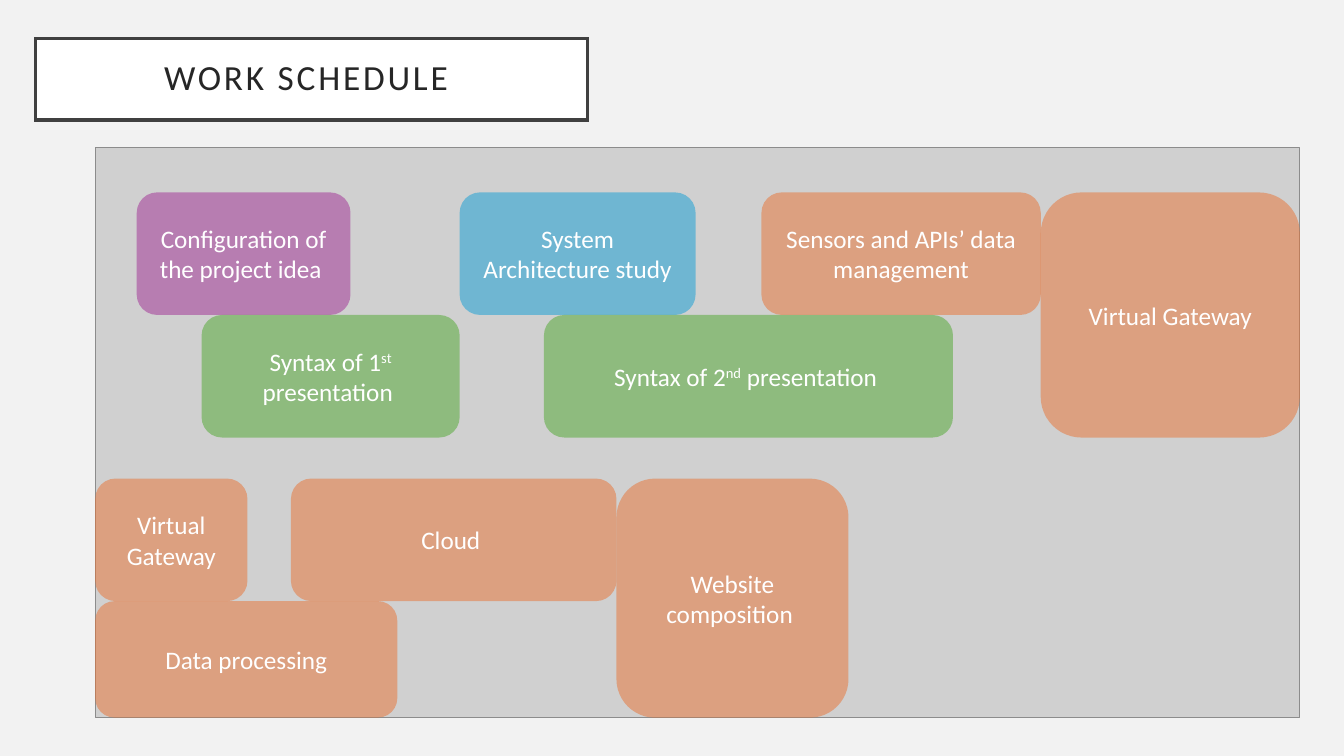
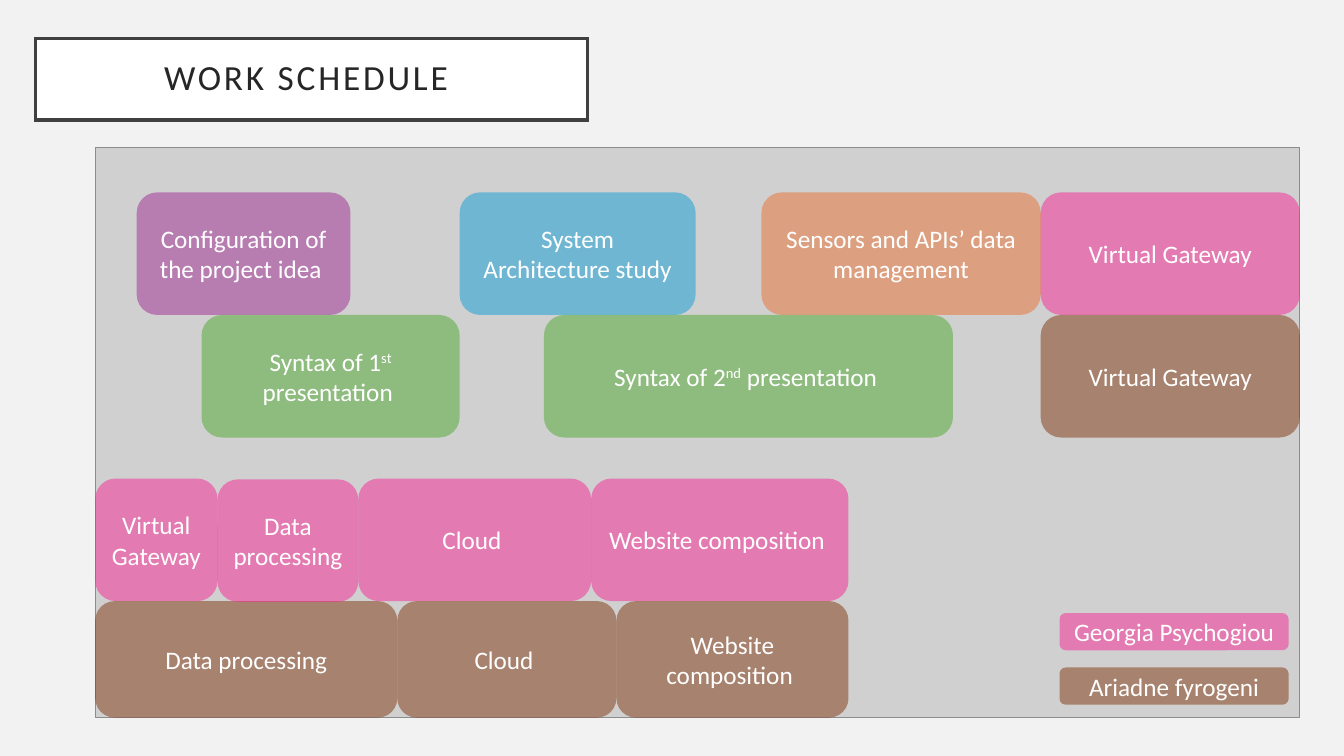
Before and after one commit to georgiaps/IoT_Project, a slide deck: slide 6 of presentations/City Microclimate and Traffic Analysis__v2.pptx. Drawn at 1344x756 pixels with LibreOffice and Linux fonts; fonts in the diff are those of the drawing; grey boxes stand for pictures. Boxes give left, top, right and bottom in pixels: in the first picture for what was removed or moved away, otherwise in the second. Text is boxed around its words. In the diff, an @@ line names an element or a change of style, - is before the commit and + after.

Commit message:
changes

```diff
--- a/presentations/City Microclimate and Traffic Analysis__v2.pptx
+++ b/presentations/City Microclimate and Traffic Analysis__v2.pptx
@@ rounded rectangle "Virtual Gateway": place and size @@
-rounded rectangle "Virtual Gateway" at (1041,193,1300,438)
+rounded rectangle "Virtual Gateway" at (1041,193,1300,316)
@@ rounded rectangle added at (1041,315,1300,438), fill #80350E at 50% opacity, 18 pt, text #FFFFFF @@
+Virtual Gateway
@@ rounded rectangle "Virtual Gateway": place and size @@
-rounded rectangle "Virtual Gateway" at (95,479,247,602)
+rounded rectangle "Virtual Gateway" at (95,479,217,602)
@@ rounded rectangle "Cloud": place and size @@
-rounded rectangle "Cloud" at (291,479,617,602)
+rounded rectangle "Cloud" at (359,479,592,602)
@@ fill #E97132 at 50% opacity to #F62693 at 50% opacity in 4 elements at (95,479,217,602), (359,479,592,602), (1041,193,1300,316), (591,479,848,602) @@
@@ rounded rectangle "Website composition": place and size @@
-rounded rectangle "Website composition" at (617,479,849,718)
+rounded rectangle "Website composition" at (591,479,848,602)
@@ rounded rectangle added at (218,480,359,603), fill #F62693 at 50% opacity, 18 pt, text #FFFFFF @@
+Data processing
@@ rounded rectangle "Data processing" at (95,601,397,718): fill #E97132 at 50% opacity to #80350E at 50% opacity @@
@@ rounded rectangle added at (397,601,616,718), fill #80350E at 50% opacity, 18 pt, text #FFFFFF @@
+Cloud
@@ rounded rectangle added at (617,601,849,718), fill #80350E at 50% opacity, 18 pt, text #FFFFFF @@
+Website composition
@@ rounded rectangle added at (1060,613,1289,650), fill #F62693 at 50% opacity, 18 pt, text #FFFFFF @@
+Georgia Psychogiou
@@ rounded rectangle added at (1060,667,1289,705), fill #80350E at 50% opacity, 18 pt, text #FFFFFF @@
+Ariadne fyrogeni
```
Also in this commit, not shown: 5 other slides changed, 3 slides added, 1 slide removed.
